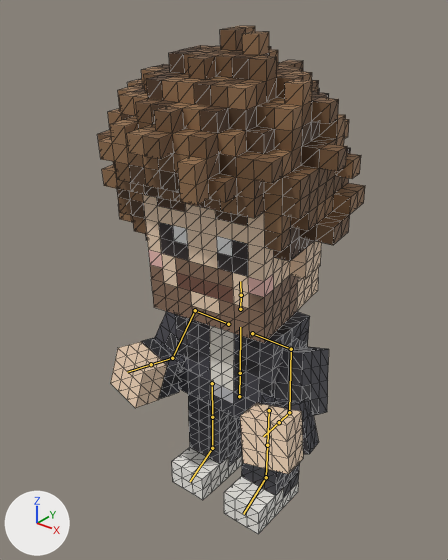
Renders of the glTF model modelli/scout.glb from each side of a commit.
Rendered twice from a 50 mm lens placed at (-3.527, -1.98, 1.721), pointed at (-4.646, -0.581, 0.853). Arrows for +X, +Y and +Z are at lower left; the lights stay in place. The older version comes first. Both versions are drawn at frame 25 of the action 'chiacchiera'; the numbers are the values there. The bones that change, and the others that lie on the model, are drawn over the model as lines. Mesh edges are drawn as thin lines.

In view in the first picture: 'Scout'.
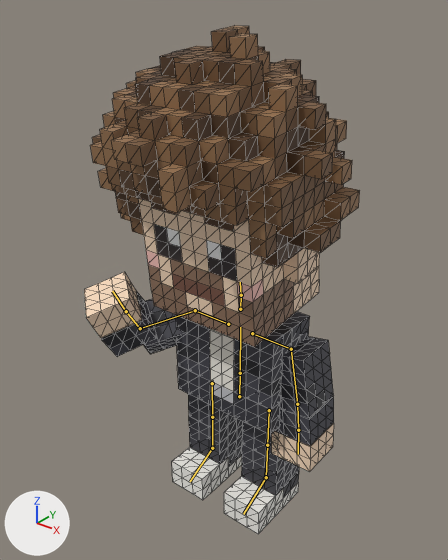
The change in detail:
Bone 'head' (bone_head) turns from (3, 6, 0) to (6, 0, 0) degrees about its own x, y and z.
Bone 'upper_arm.L' (bone_upper_arm_l) turns from (5, 1, -21) to (0, 0, 0) degrees about its own x, y and z.
Bone 'forearm.L' (bone_forearm_l) turns from (17, 13, -81) to (0, 0, 0) degrees about its own x, y and z.
Bone 'hand.L' (bone_hand_l) turns from (-6, -12, 6) to (0, 0, 0) degrees about its own x, y and z.
Bone 'upper_arm.R' (bone_upper_arm_r) turns from (5, -1, 21) to (37, -18, 52) degrees about its own x, y and z.
Bone 'forearm.R' (bone_forearm_r) turns from (9, -4, 77) to (31, 0, 78) degrees about its own x, y and z.
Bone 'hand.R' (bone_hand_r) turns from (3, 3, 0) to (7, 1, 5) degrees about its own x, y and z.

Where the change shows, as pixel boxes [x1, y1, x2, y2] in the pictures (448 x 560 px):
'Scout', posed: before [97, 26, 365, 534]; after [84, 25, 360, 534]
bone 'head', root to tip: before (241, 295) to (240, 281); after (241, 295) to (240, 282)
bone 'upper_arm.L', root to tip: before (291, 349) to (289, 412); after (291, 349) to (297, 404)
bone 'forearm.L', root to tip: before (289, 412) to (279, 422); after (297, 404) to (298, 430)
bone 'hand.L', root to tip: before (279, 422) to (263, 436); after (298, 430) to (298, 454)
bone 'upper_arm.R', root to tip: before (195, 310) to (172, 358); after (195, 310) to (140, 328)
bone 'forearm.R', root to tip: before (172, 358) to (151, 364); after (140, 328) to (126, 311)
bone 'hand.R', root to tip: before (151, 364) to (127, 372); after (126, 311) to (112, 291)
